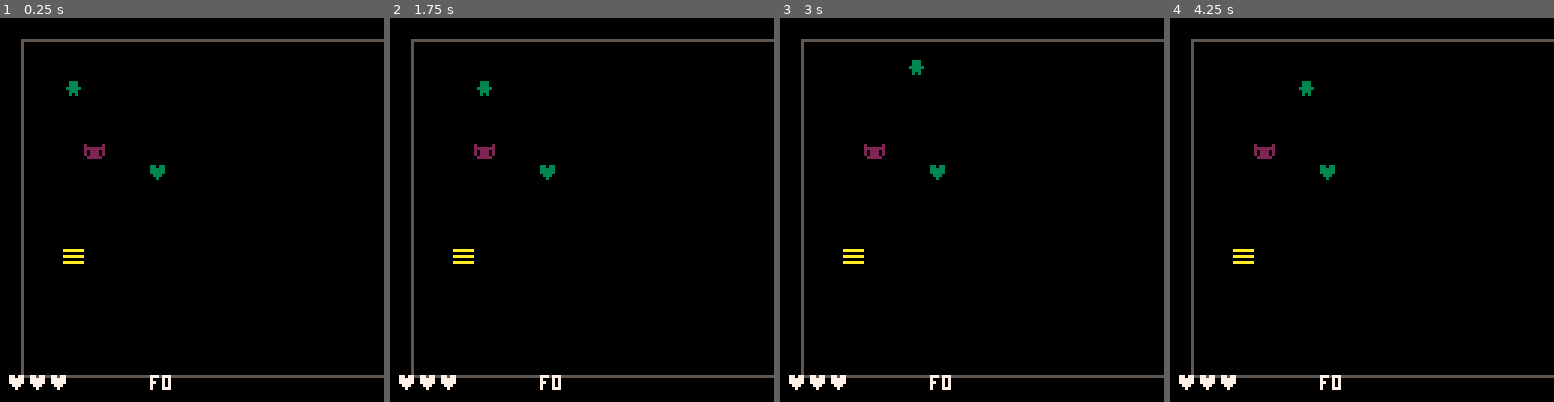
Above: before the commit, frames 1-4 (left to right).
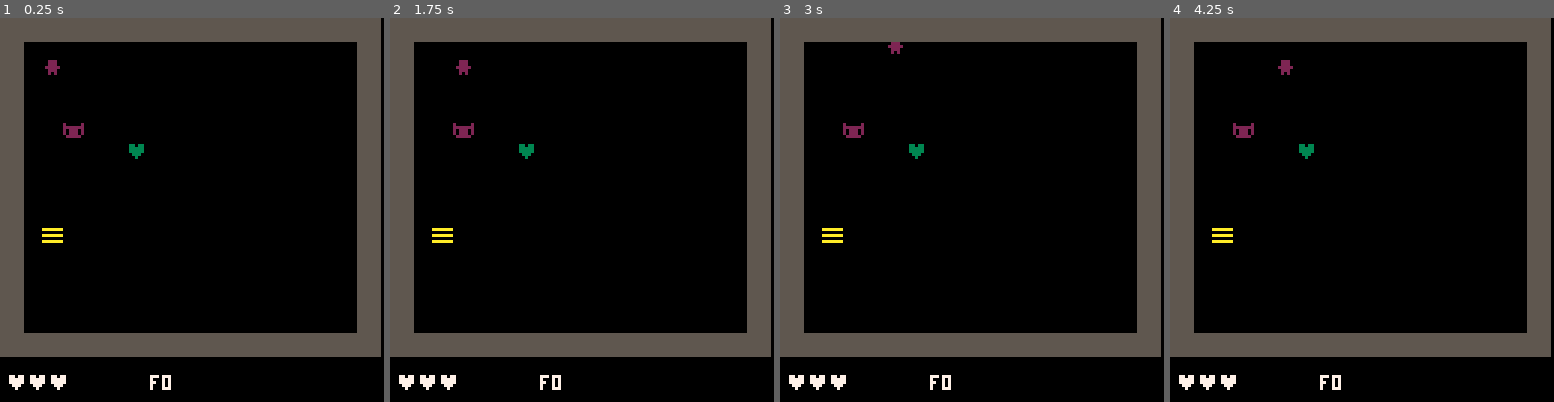
Above: after the commit, the same moments.

Repository: dresseswithpockets/rogue8
Game: PICO-8 cartridge rogue8.p8
The game is run twice, just before and just after one commit, with the same random seed, the same clock (stepped at 60 frames per second) and the same inputs.
Inputs:
- Up to frame 1 (0.25 s): no input
- Up to frame 2 (1.75 s): hold Right from 1.6 s (still down)
- Up to frame 3 (3 s): release Right at 2.1 s; hold Up 2.15-2.42 s; hold Right from 2.47 s (still down)
- Up to frame 4 (4.25 s): release Right at 3.03 s; hold Left 3.08-3.58 s; hold Down 3.63-3.97 s; hold Right from 4.02 s (still down)

The runs differ from the first frame. In frame 1, 22% of the frame differs, in the area x 0-100%, y 0-94%; in frame 2, 22%; in frame 3, 22%; in frame 4, 22%.

Commit message:
update drawing logic

Diff:
--- a/rogue8.p8
+++ b/rogue8.p8
@@ -77,28 +77,31 @@
 
 ::d::
 cls()
-//draw the room
-rect(7,7,7*z.x+7,7*z.y+7,5)
 //iterate through the array
-print("웃",7*p.x,7*p.y,3)
-for x=1,z.x do
- for y=1,z.y do
-  e = t[x][y]
-  if e == 2 then
-   print("🐱",7*x,7*y,2)
-  elseif e == 3 then
-  	print("♥",7*x,7*y,3)
-  elseif e == 4 then
-   print("▤",7*x,7*y,10)
+?"웃",7*(p.x-1),7*(p.y-1),2
+for x=0,z.x-1 do
+ for y=0,z.y-1 do
+  e=t[x+1][y+1]
+  if e==0 then
+   rectfill(7*x,7*y,7*x+7,7*y+7,5)
+  elseif e==2 then
+   if a then
+   	// todo enemy ai
+   end
+   ?"🐱",7*x,7*y,2
+  elseif e==3 then
+  	?"♥",7*x,7*y,3
+  elseif e==4 then
+   ?"▤",7*x,7*y,10
   end
  end
 end
 // draw hp
 for i=0,p.h do
-	print("♥",2+i*7,119,7)
+	?"♥",2+i*7,119,7
 end
 // draw floor number
-print("f"..f,50,119)
+?"f"..f,50,119
 flip()goto _
 __gfx__
 00000000000000000000000000000000000000000000000000000000000000000000000000000000000000000000000000000000000000000000000000000000
